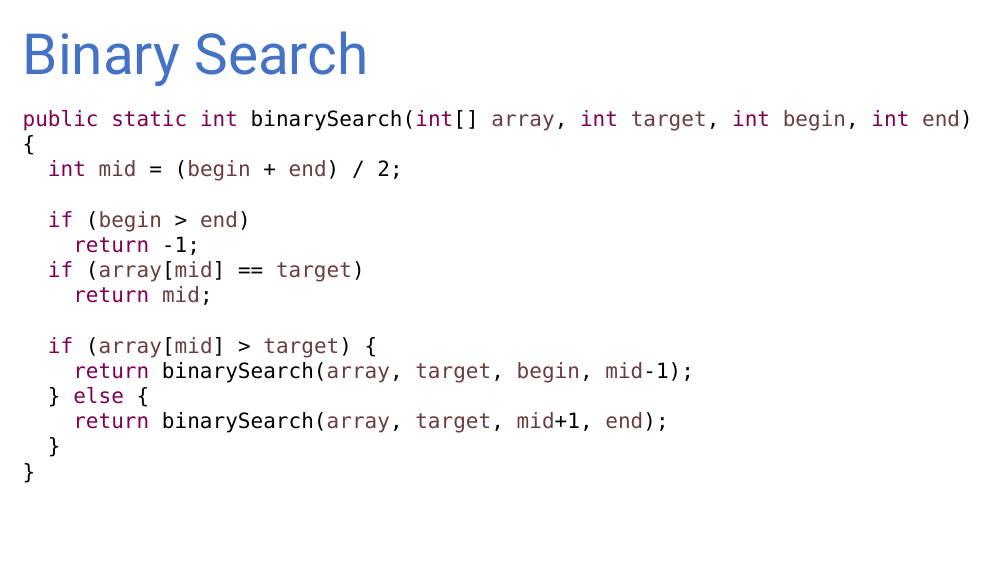
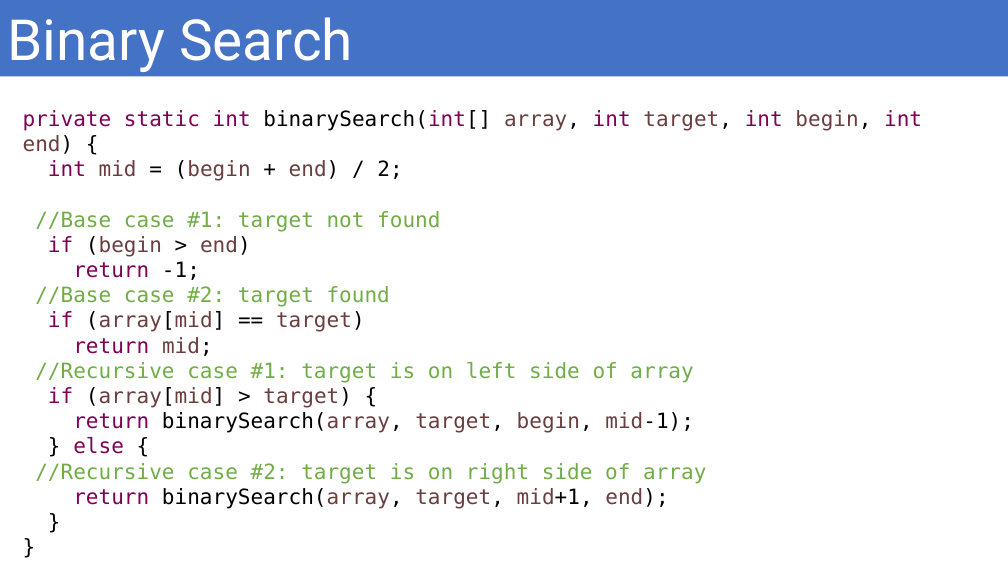
Before and after one commit to OMardil/INFO2, a slide deck: slide 9 of MOD08_Recursion/01 Presentacion/INFO2_MOD08_2-Busqueda_Binaria.pptx (slide 7 before the commit). Drawn at 1008x567 pixels with LibreOffice and Linux fonts; fonts in the diff are those of the drawing. Boxes give left, top, right and bottom in pixels: in the first picture for what was removed or moved away, otherwise in the second. Text is boxed around its words. In the diff, an @@ line names an element or a change of style, - is before the commit and + after.

```diff
--- a/MOD08_Recursion/01 Presentacion/INFO2_MOD08_2-Busqueda_Binaria.pptx
+++ b/MOD08_Recursion/01 Presentacion/INFO2_MOD08_2-Busqueda_Binaria.pptx
@@ rectangle "Binary Search": place and size @@
-rectangle "Binary Search" at bbox=[23, 31, 368, 86]
+rectangle "Binary Search" at bbox=[0, 0, 1008, 76]
@@ rectangle "Binary Search" at bbox=[0, 0, 1008, 76]: text colour #4472C4 to #FFFFFF; fill none to #4472C4 @@
@@ text at bbox=[23, 110, 922, 154]: text changed @@
-public static int binarySearch(int[] array, int target, int begin, int end) {
+private static int binarySearch(int[] array, int target, int begin, int end) {
@@ text at bbox=[35, 211, 440, 232]: paragraph added @@
+//Base case #1: target not found
@@ text at bbox=[35, 286, 390, 307]: paragraph added @@
+//Base case #2: target found
@@ text at bbox=[35, 362, 693, 383]: paragraph added @@
+//Recursive case #1: target is on left side of array
@@ text at bbox=[35, 463, 706, 484]: paragraph added @@
+//Recursive case #2: target is on right side of array
```
Also in this commit, not shown: 1 other slide changed, 7 slides added, 6 slides removed.
